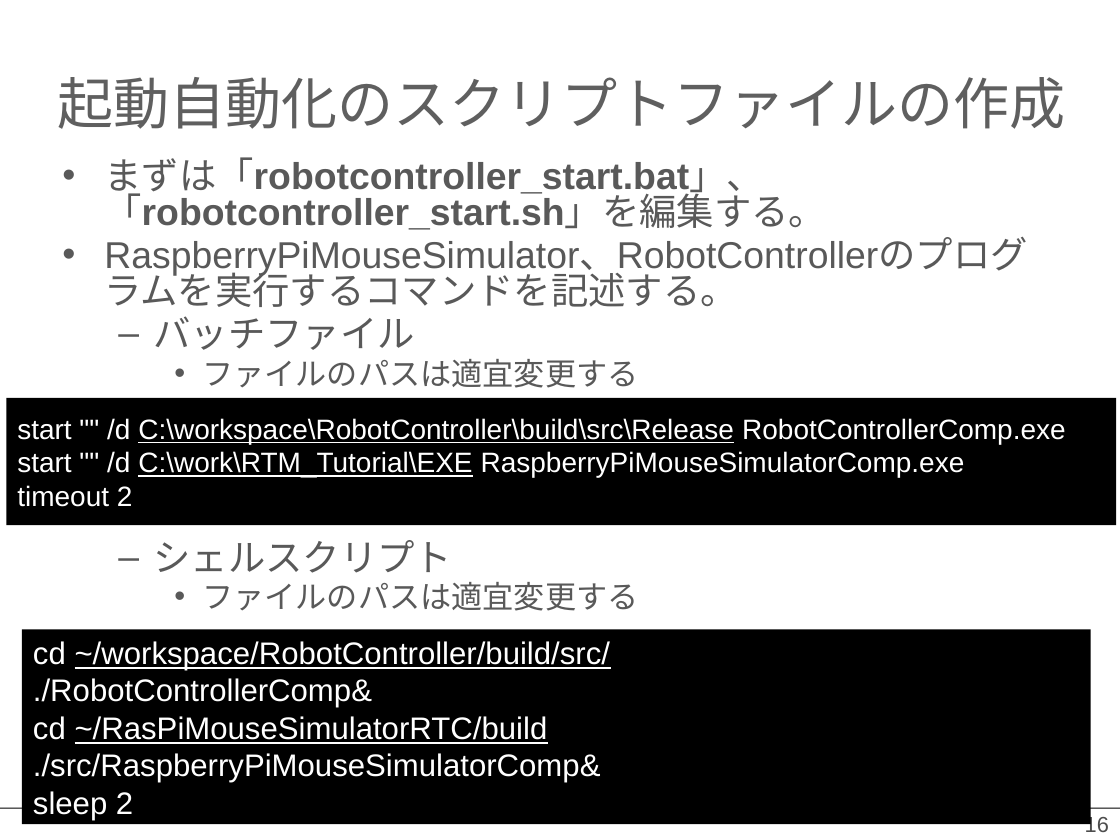
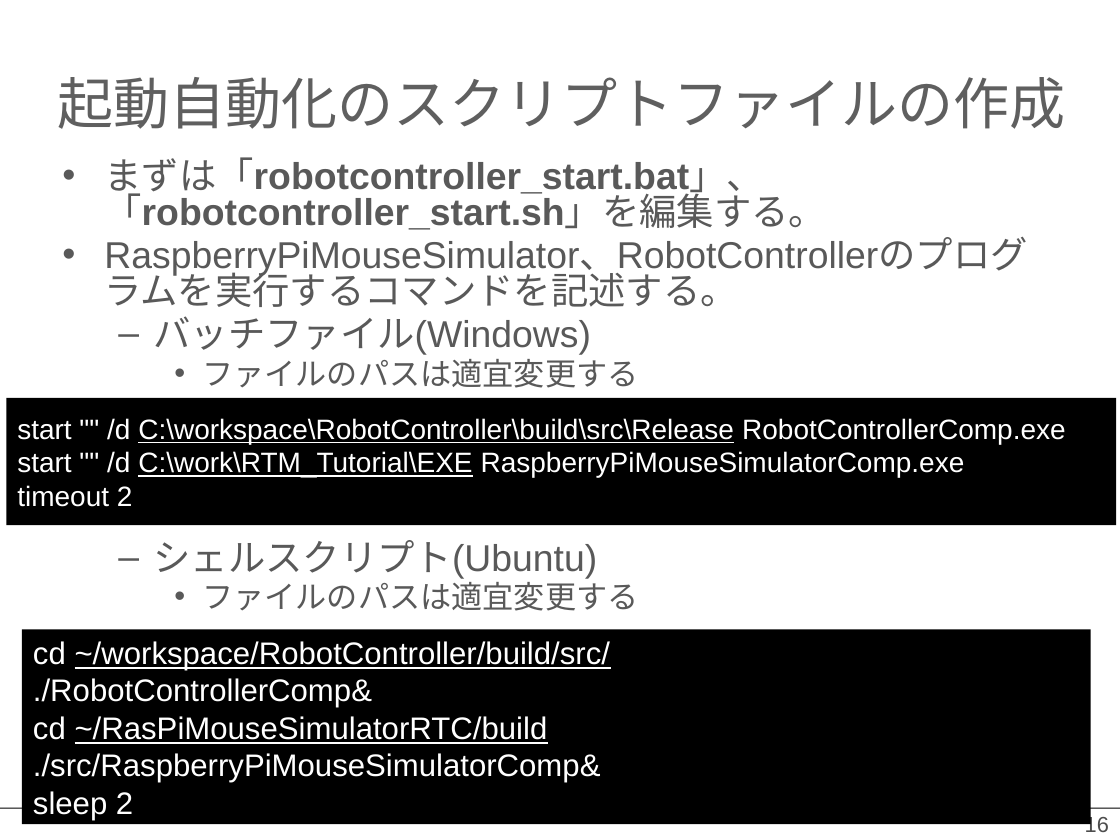
Before and after one commit to OpenRTM/RTM_Tutorial, a slide deck: slide 16 of ppt/rtshell入門.pptx. Drawn at 1120x840 pixels with LibreOffice and Linux fonts; fonts in the diff are those of the drawing; background and template pictures are left out. Boxes give left, top, right and bottom in pixels: in the first picture for what was removed or moved away, otherwise in the second. Text is boxed around its words. In the diff, an @@ line names an element or a change of style, - is before the commit and + after.

```diff
--- a/ppt/rtshell入門.pptx
+++ b/ppt/rtshell入門.pptx
@@ text at [153, 316, 591, 355]: text changed @@
-  – バッチファイル
+  – バッチファイル(Windows)
@@ text at [153, 540, 597, 579]: text changed @@
-  – シェルスクリプト
+  – シェルスクリプト(Ubuntu)
```
Also in this commit, not shown: 1 other slide changed, 59 other files.
